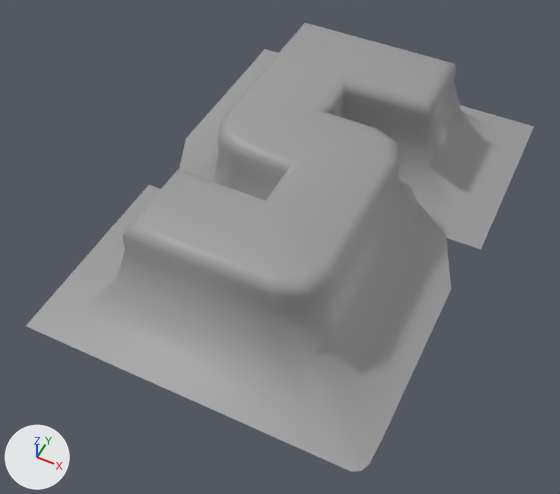
A saved change to the FBX model Assets/- Asset Store/Custom/Numbers/Number_5.fbx.
Before and after are seen from a camera (50 mm lens) standing at (0.212, -0.478, 0.538) and looking at (-0.001, -0.053, 0.006). Lighting does not change. The marker at lower left points along +X, +Y and +Z. Where no turn or scale is listed for an object, it has been applied to the vertices.

Objects in the first picture: 'Number_5'.
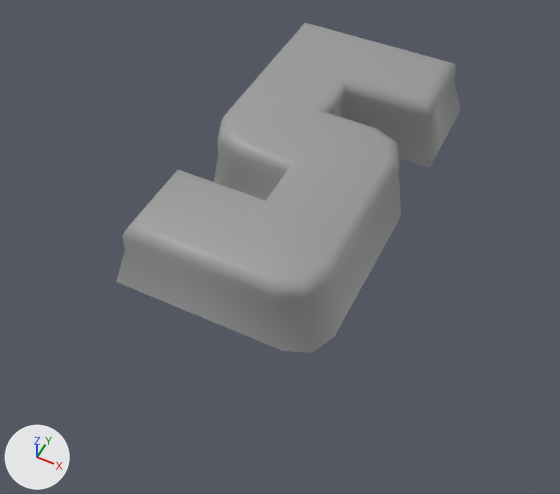
What changed in the scene script:
```text
Change me_cube_039:
    used by ob_number_5; location = (0.0, 0.0, 0.0)
    remove me_cube_039.from_pydata(...)  # 140 vertices, 134 faces; spans x -0.163..0.164, y -0.225..0.231, z 0.0..0.1
    add me_cube_039.from_pydata(...)  # 100 vertices, 94 faces; spans x -0.093..0.093, y -0.173..0.174, z 0.037..0.1
    me_cube_039 part 1
    40 vertices are removed from x -0.163..0.164, y -0.225..0.231, z 0.0..0.01
    40 faces are deleted
```

Changed parts and their boxes (x1, y1, x2, y2) in the pictures (560 x 494 px):
'Number_5', reshaped (32% narrower, 26% shorter)
    before: (26, 23, 534, 472)
    after: (116, 23, 461, 353)
part 1 of me_cube_039, deleted
    before: (26, 49, 534, 472)
